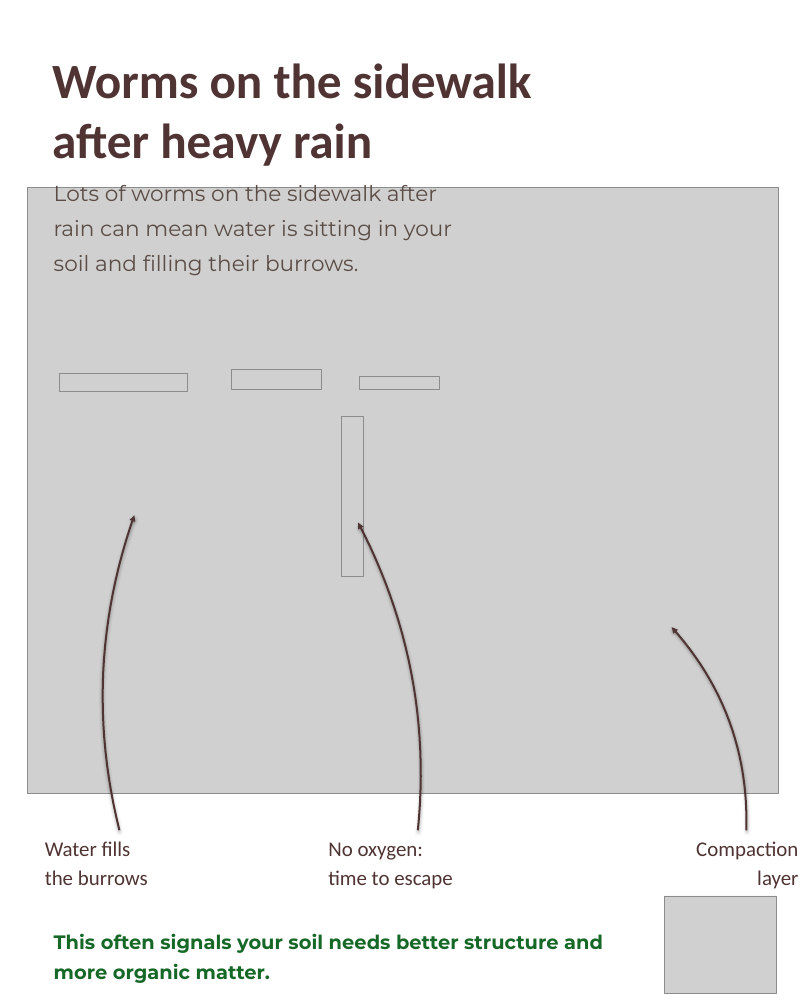
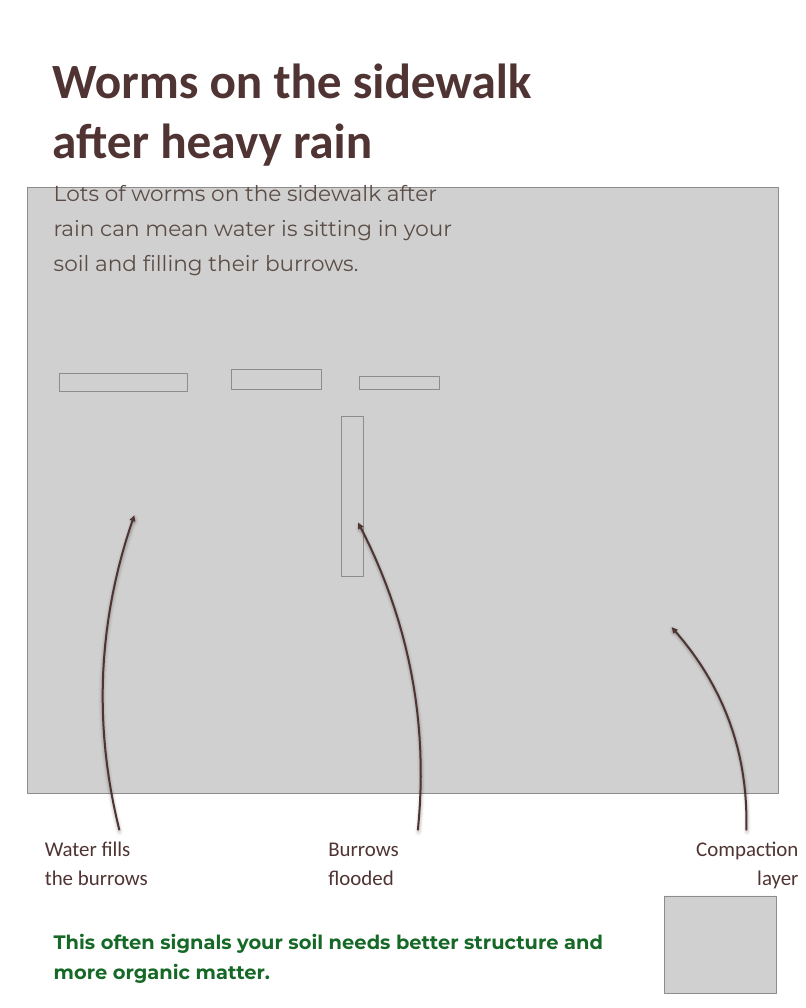
Before and after one commit to linneamoritznyc/final-SFWsite-Linnea, a slide deck: slide 3 of social/earthworm-day-2026-10-21/21-10-2026-wed-ig-earthworm-jar.pptx. Drawn at 806x1008 pixels with LibreOffice and Linux fonts; fonts in the diff are those of the drawing; grey boxes stand for pictures. Boxes give left, top, right and bottom in pixels: in the first picture for what was removed or moved away, otherwise in the second. Text is boxed around its words. In the diff, an @@ line names an element or a change of style, - is before the commit and + after.

```diff
--- a/social/earthworm-day-2026-10-21/21-10-2026-wed-ig-earthworm-jar.pptx
+++ b/social/earthworm-day-2026-10-21/21-10-2026-wed-ig-earthworm-jar.pptx
@@ text at <box>328,842,398,885</box>: text changed @@
-No oxygen:
-time to escape
+Burrows
+flooded
```
Also in this commit, not shown: 1 slide added, 5 other files.
